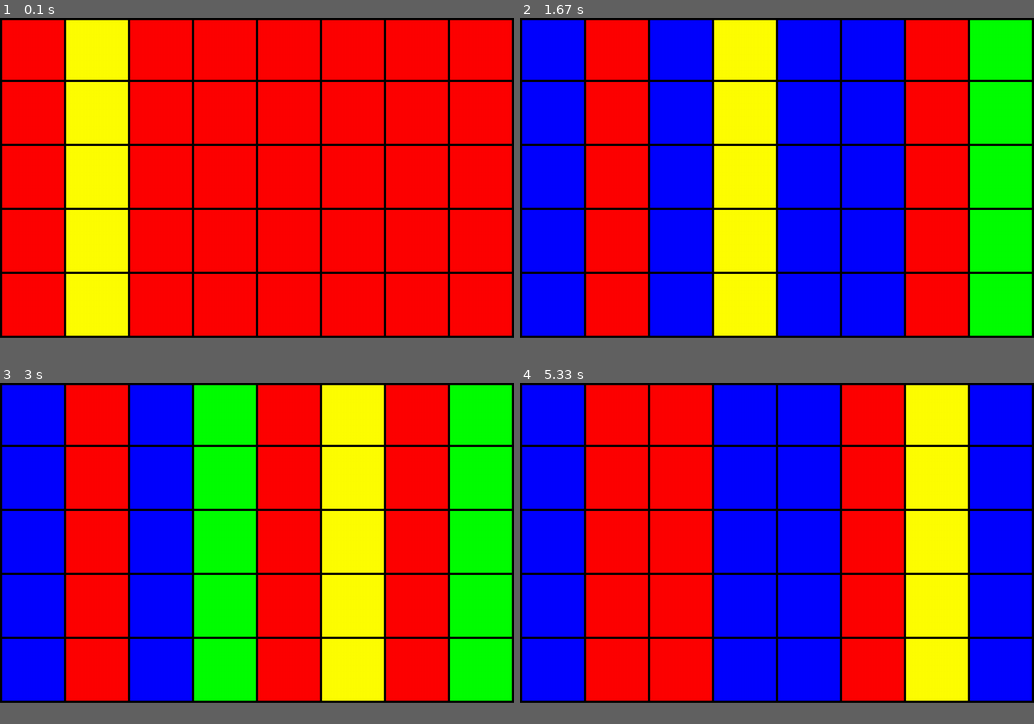
Above: before the commit, frames 1-4 (two rows, left to right).
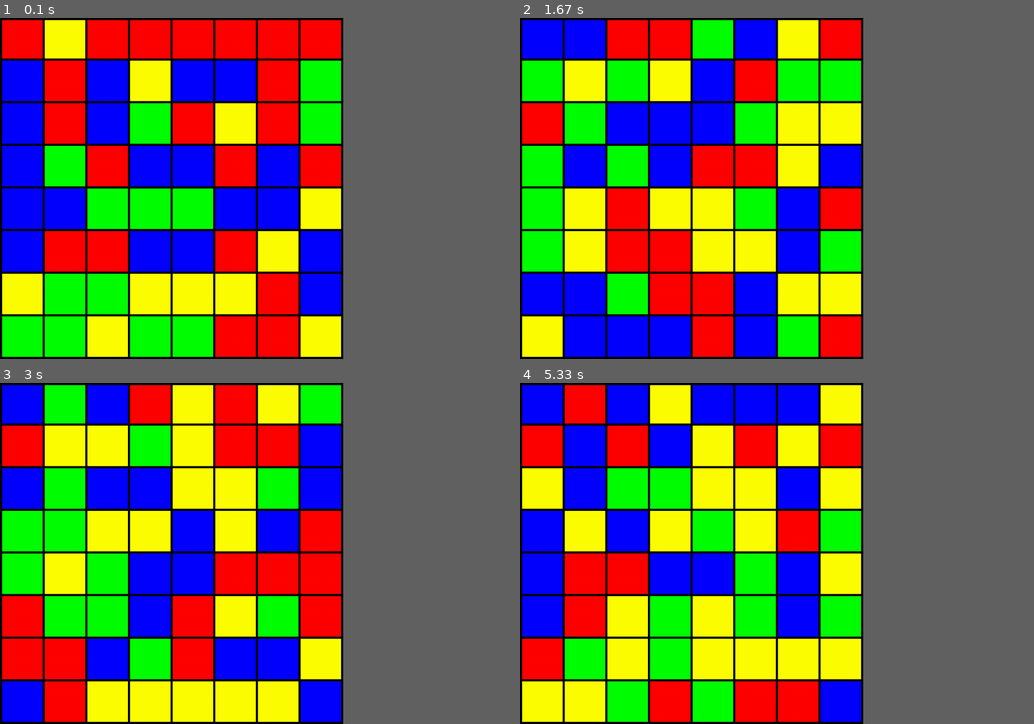
Above: after the commit, the same moments.

Repository: jduffey/watchgirl
Game: pygame game, started from pygametest.py
The game is run twice, just before and just after one commit, with the same random seed, the same clock (stepped at 60 frames per second) and the same inputs.
Inputs:
- Up to frame 1 (0.1 s): no input
- Up to frame 2 (1.67 s): no input
- Up to frame 3 (3 s): no input
- Up to frame 4 (5.33 s): no input
In our replay, the window is 900x560 before the commit and 601x597 after it. These sizes can differ from the game's own. Grey fills any space a smaller window leaves; there, only what the larger window draws over its background counts as a difference.

The runs differ from the first frame. In frame 1, 52% of the frame differs, in the area x 0-100%, y 0-100%; in frame 2, 70%; in frame 3, 73%; in frame 4, 70%.

Commit message:
Display a grid of different squares instead of one row stretched through all columns

Diff:
--- a/pygametest.py
+++ b/pygametest.py
@@ -7,11 +7,11 @@
 windowTitle = 'Identifier #580CD2E889BD - Onett Art Museum Main Entrance'
 
 BORDER_THICKNESS = 5
-SQUARE_WIDTH = 150
+SQUARE_WIDTH = 100
 PERIOD_IN_SECONDS = 1
 
 NUMBER_OF_COLUMNS = 8
-NUMBER_OF_ROWS = 5
+NUMBER_OF_ROWS = 8
 
 APP_X_SIZE = NUMBER_OF_COLUMNS * SQUARE_WIDTH
 APP_Y_SIZE = NUMBER_OF_ROWS * SQUARE_WIDTH
@@ -47,8 +47,8 @@
     for i in range(0, NUMBER_OF_COLUMNS + 1):
         pygame.draw.rect(screen, myBlack, (i * APP_X_SIZE/NUMBER_OF_COLUMNS, 0, BORDER_THICKNESS, APP_Y_SIZE))
 
-def drawColorSquare(whichSquare):
-    pygame.draw.rect(screen, getRandomColor(), (whichSquare * APP_X_SIZE/NUMBER_OF_COLUMNS, 0, 2 * APP_X_SIZE/NUMBER_OF_COLUMNS, APP_Y_SIZE))
+def drawColorSquare(whichSquareInCurrentRow, whichRow):
+    pygame.draw.rect(screen, getRandomColor(), (whichSquareInCurrentRow * APP_X_SIZE/NUMBER_OF_COLUMNS, whichRow * APP_Y_SIZE / NUMBER_OF_ROWS, (whichSquareInCurrentRow + 1) * APP_X_SIZE/NUMBER_OF_COLUMNS, (whichRow + 1) * APP_Y_SIZE / NUMBER_OF_ROWS))
 
 screen = pygame.display.set_mode((APP_X_SIZE + BORDER_THICKNESS, APP_Y_SIZE))
 pygame.display.set_caption(windowTitle)
@@ -63,8 +63,9 @@
 
 while isDrawingActive:
 
-    for whichSquare in range(0, NUMBER_OF_COLUMNS):
-        drawColorSquare(whichSquare)
+    for whichRow in range(0, NUMBER_OF_ROWS):
+        for whichSquareInCurrentRow in range(0, NUMBER_OF_COLUMNS):
+            drawColorSquare(whichSquareInCurrentRow, whichRow)
 
     drawHorizontalBorders()
     drawVerticalBorders()
